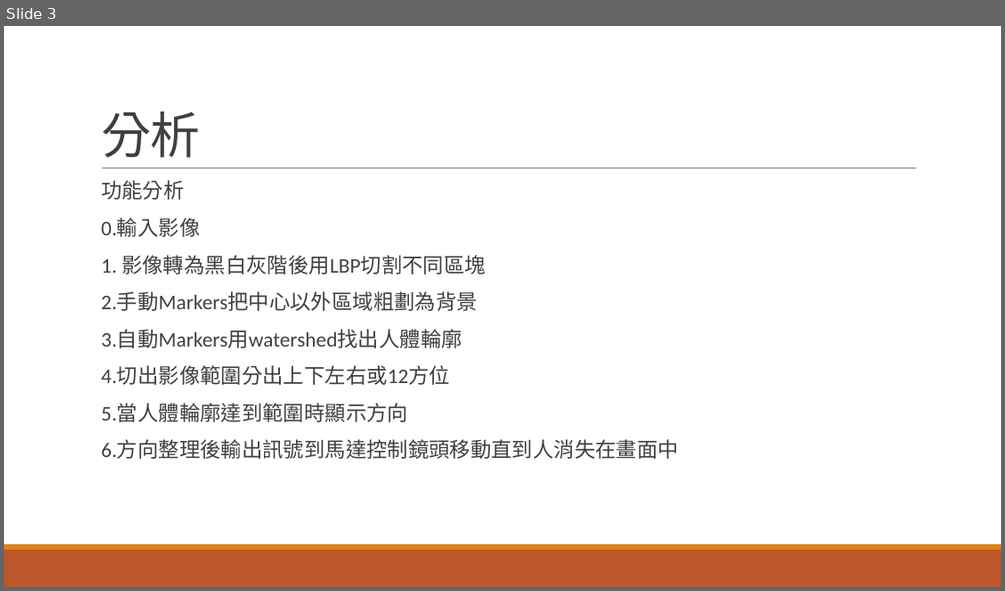
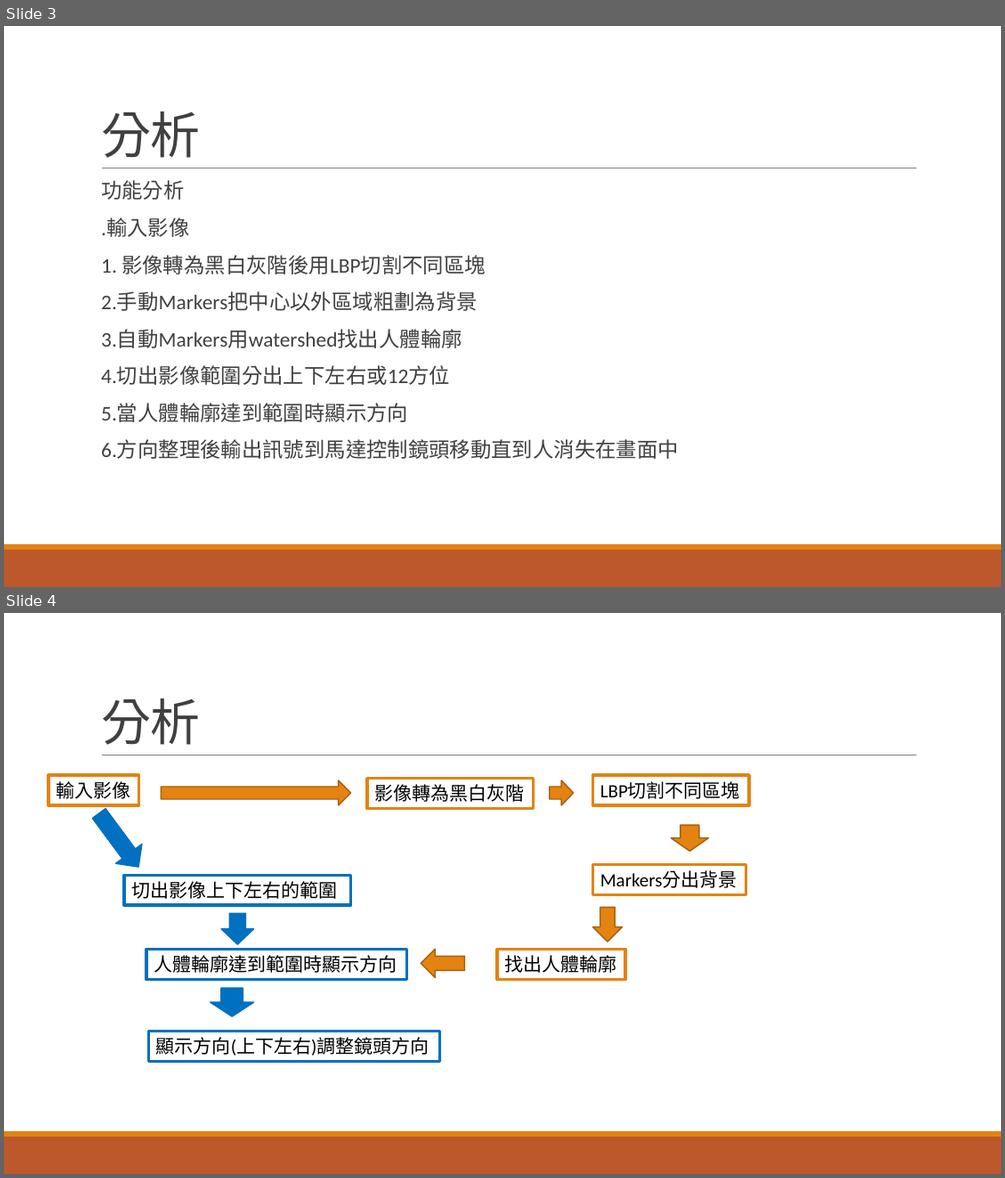
Before and after one commit to choutengfeng/1092, a slide deck: 0652074_1092影像辨識.pptx. Shown one above the other, each under a label of ours: slide 3 before the commit, slides 3 and 4 after it. The pictures are 1005x591 and 1005x1178 pixels, drawn with LibreOffice and Linux fonts; fonts in the diff are those of the drawing. Boxes give left, top, right and bottom in pixels: in the first picture for what was removed or moved away, otherwise in the second. Text is boxed around its words. In the diff, an @@ line names an element or a change of style, - is before the commit and + after.

```diff
--- a/0652074_1092影像辨識.pptx
+++ b/0652074_1092影像辨識.pptx
@@ slide 4 added at bbox=[4, 613, 1001, 1174], background #FFFFFF; not listed: 3 template elements that a slide beside it also shows @@
@@ title added at bbox=[101, 698, 200, 745], 48 pt, text #404040 @@
+分析
@@ rectangle added at bbox=[48, 775, 138, 805], outline #E48312 3 pt, 18 pt, text #000000 @@
+輸入影像
@@ right arrow added at bbox=[161, 780, 351, 805], fill #E48312, outline #A9610D 1.25 pt @@
@@ rectangle added at bbox=[367, 779, 534, 808], outline #E48312 3 pt, 18 pt, text #000000 @@
+影像轉為黑白灰階
@@ right arrow added at bbox=[550, 780, 573, 805], fill #E48312, outline #A9610D 1.25 pt @@
@@ rectangle added at bbox=[593, 775, 750, 805], outline #E48312 3 pt, 18 pt, text #000000 @@
+LBP切割不同區塊
@@ right arrow added at bbox=[86, 803, 152, 876], fill #0070C0, outline #0070C0 1.25 pt @@
@@ down arrow added at bbox=[671, 825, 708, 851], fill #E48312, outline #A9610D 1.25 pt @@
@@ rectangle added at bbox=[124, 875, 351, 905], outline #0070C0 3 pt, 18 pt, text #000000 @@
+切出影像上下左右的範圍
@@ rectangle added at bbox=[593, 865, 746, 895], outline #E48312 3 pt, 18 pt, text #000000 @@
+Markers分出背景
@@ right arrow added at bbox=[222, 914, 254, 944], fill #0070C0, outline #0070C0 1.25 pt @@
@@ right arrow added at bbox=[593, 908, 622, 941], fill #E48312, outline #A9610D 1.25 pt @@
@@ rectangle added at bbox=[146, 949, 406, 980], outline #0070C0 3 pt, 18 pt, text #000000 @@
+人體輪廓達到範圍時顯示方向
@@ right arrow added at bbox=[421, 949, 465, 977], fill #E48312, outline #A9610D 1.25 pt @@
@@ rectangle added at bbox=[498, 949, 626, 980], outline #E48312 3 pt, 18 pt, text #000000 @@
+找出人體輪廓
@@ down arrow added at bbox=[210, 988, 254, 1016], fill #0070C0, outline #0070C0 1.25 pt @@
@@ rectangle added at bbox=[149, 1031, 440, 1061], outline #0070C0 3 pt, 18 pt, text #000000 @@
+顯示方向(上下左右)調整鏡頭方向
@@ slide 3 changed as well @@
@@ text at bbox=[101, 217, 189, 237]: text changed @@
-  0.輸入影像
+  .輸入影像
```
Also in this commit, not shown: 2 other slides changed, 1 slide removed, 1 other file.
